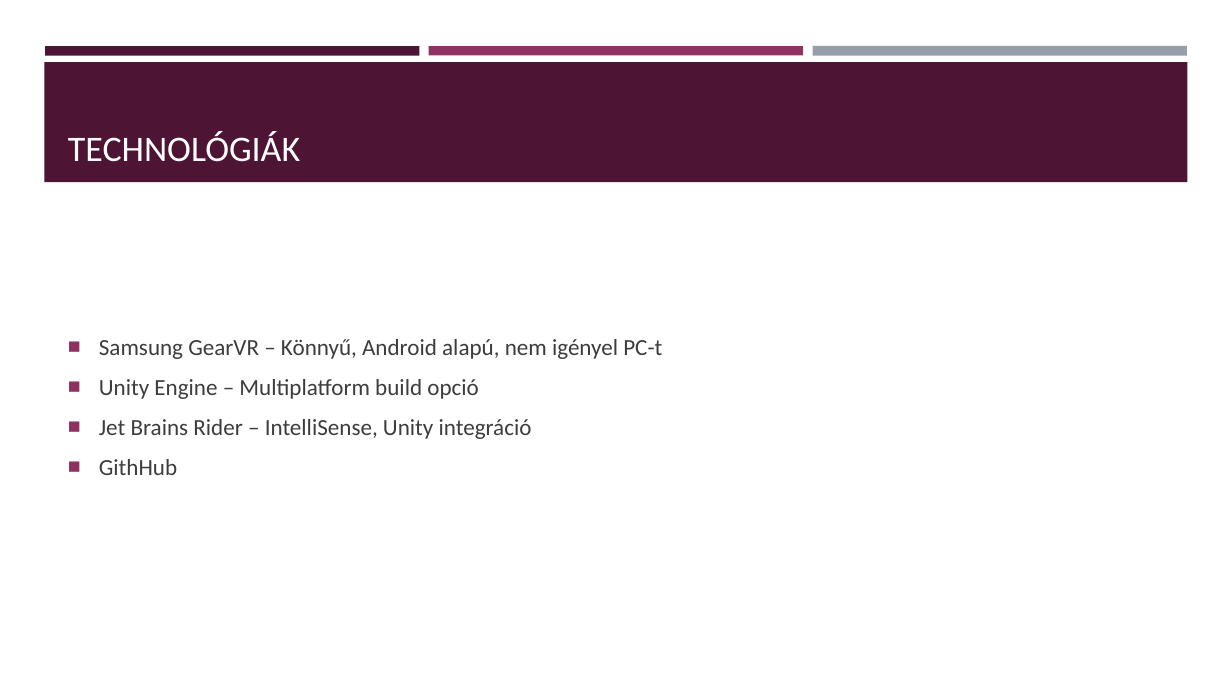
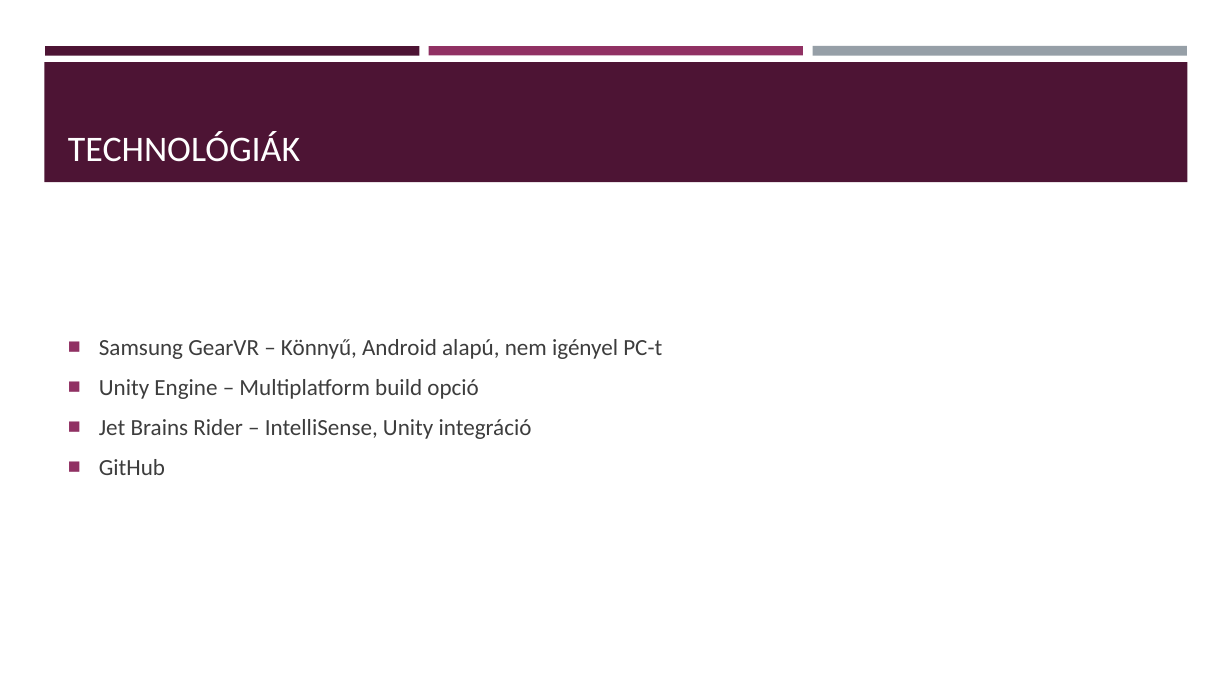
Before and after one commit to KihiraLove/Szakdoga, a slide deck: slide 3 of Documents/VR játék fejlesztés Rehabilitációs célra.pptx. Drawn at 1232x693 pixels with LibreOffice and Linux fonts; fonts in the diff are those of the drawing. Boxes give left, top, right and bottom in pixels: in the first picture for what was removed or moved away, otherwise in the second. Text is boxed around its words. In the diff, an @@ line names an element or a change of style, - is before the commit and + after.

```diff
--- a/Documents/VR játék fejlesztés Rehabilitációs célra.pptx
+++ b/Documents/VR játék fejlesztés Rehabilitációs célra.pptx
@@ text at (99,459,165,475): text changed @@
-■ GithHub
+■ GitHub
```
Also in this commit, not shown: 1 other slide changed, 1 other file.
